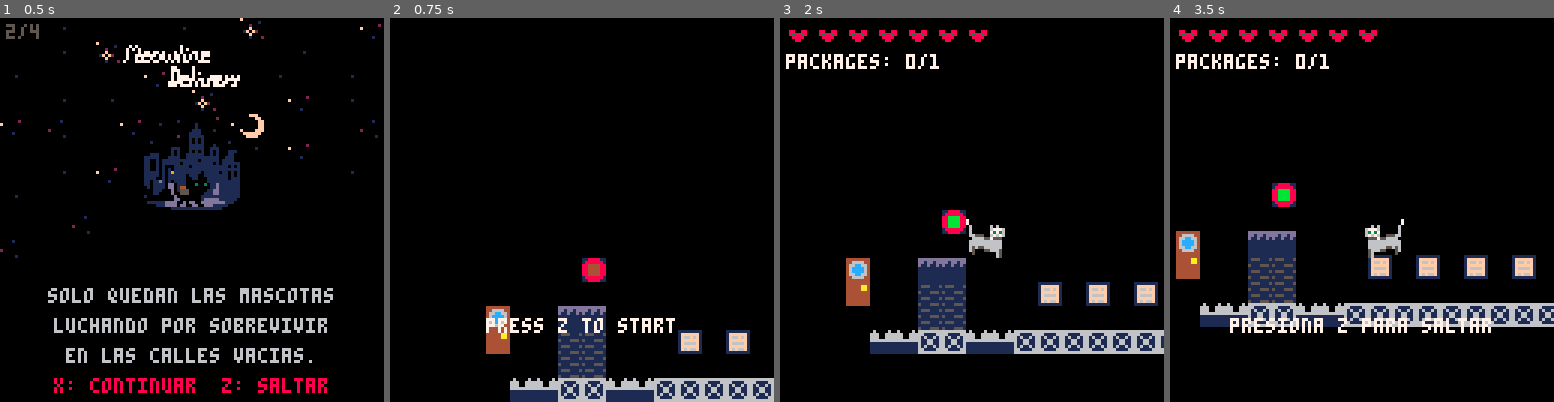
Above: before the commit, frames 1-4 (left to right).
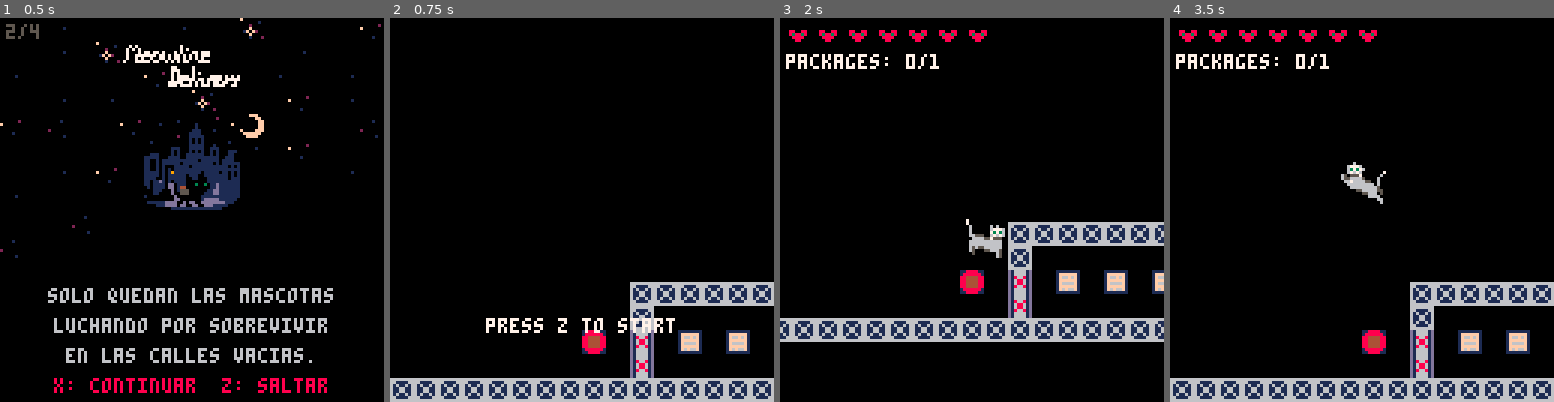
Above: after the commit, the same moments.

Repository: salvadorvanoli/MeowlineDelivery
Game: PICO-8 cartridge meowline.p8
The game is run twice, just before and just after one commit, with the same random seed, the same clock (stepped at 60 frames per second) and the same inputs.
Inputs:
- Up to frame 1 (0.5 s): tap X (X key) at 0.33 s
- Up to frame 2 (0.75 s): tap O (Z key) at 0.7 s
- Up to frame 3 (2 s): tap X (X key) at 1.07, 1.85 s; hold Right from 1.6 s (still down); tap O (Z key) at 1.7 s
- Up to frame 4 (3.5 s): release Right at 2.1 s; tap O (Z key) every 0.4 s from 2.1 to 3.3 s; hold Up 2.15-2.42 s; hold Right 2.47-3.03 s; tap X (X key) at 2.97 s; hold Left from 3.08 s (still down)

Frame 1 is identical in both runs. In frame 2, 9.5% of the frame differs, in the area x 0-100%, y 62-100%; in frame 3, 16%; in frame 4, 22%, in the area x 0-100%, y 37-100%.

Commit message:
Ahora se reinician las puertas y botones al iniciar una nueva partida

Diff:
--- a/meowline.p8
+++ b/meowline.p8
@@ -506,6 +506,7 @@
     spawn_enemies_from_map()
     spawn_checkpoints_from_map()
     spawn_doors_from_map()
+    reset_buttons_and_doors()
     spawn_buttons_from_map()
     spawn_signs_from_map()
     find_animated_blocks()
@@ -684,6 +685,32 @@
     end
 end
 
+function reset_buttons_and_doors()
+    -- Resetear todos los botones activados (sprite 86) a inactivos (sprite 85)
+    for mx = 0, 127 do
+        for my = 0, 30 do
+            if mget(mx, my) == button_active_sprite then
+                mset(mx, my, button_inactive_sprite)
+            end
+        end
+    end
+
+    -- Resetear todas las puertas abiertas (sprites 103 y 104) a cerradas (sprite 102)
+    for mx = 0, 127 do
+        for my = 0, 30 do
+            local sprite_id = mget(mx, my)
+            if sprite_id == 103 or sprite_id == 104 then
+                mset(mx, my, door_closed_sprite)
+            end
+        end
+    end
+
+    -- Resetear el estado de los botones en el array
+    for button in all(buttons) do
+        button.activated = false
+    end
+end
+
 function spawn_signs_from_map()
     signs = {} -- Limpiar array existente
 
@@ -1598,7 +1625,7 @@
         end
 
         -- Si la linea de prueba cabe en el ancho, agregarla
-        if #test_line * 4 <= max_width then -- 4 pixeles por caracter
+        if #test_line * 4 <= max_width then  -- 4 pixeles por caracter en PICO-8
             current_line = test_line
         else
             -- Si no cabe, guardar la linea actual y empezar nueva
@@ -1619,7 +1646,7 @@
 
 function print_multiline(text, x, y, color, max_width)
     local lines = wrap_text(text, max_width)
-    local line_height = 8 -- Altura entre lineas
+    local line_height = 8 -- Altura entre lineas en PICO-8
 
     for i = 1, #lines do
         local line = lines[i]
@@ -1793,9 +1820,9 @@
 0000000000000000000000000000000000000000000000000000000000000000000000000000000000000000000000000000000000000000000000000000000000000000000000000000000000000000000000000000000000000000000000000000000000000000000000000000000000000000000000000000000000000000
 0000000000000000000000000000000000000000000000000000000000000000000000000000000000000000000000000000000000000000000000000000000000000000000000000000000000000000000000000000000000000000000000000000000000000000000000000000000000000000000000000000000000000000
 0000000000000000000000000000000000000000000000000000000000000000000000000000000000000000000000000000000000000000000000000000000000000000000000000000000000000000000000000000000000000000000000000000000000000000000000000000000000000000000000000000000000000000
-0000000000000000550000000000000000000000000000000000000000000000000000000000000000000000000000000000000000000000000000000000000000000000000000000000000000000000000000000000000000000000000000000000000000000000000000000000000000000000000000000000000000000000
 0000000000000000000000000000000000000000000000000000000000000000000000000000000000000000000000000000000000000000000000000000000000000000000000000000000000000000000000000000000000000000000000000000000000000000000000000000000000000000000000000000000000000000
-0000000000000040400000000000000000000000000000000000000000000000000000000000000000000000000000000000000000000000000000000000000000000000000000000000000000000000000000000000000000000000000000000000000000000000000000000000000000000000000000000000000000000000
-0000000064000041410000005700580059005a005b005c000000660000000000000000000000000000000000000000000000000000000000000000000000000000000000000000000000000000000000000000000000000000000000000000000000000000000000000000000000000000000000000000000000000000000000
-0000000000000041410000000000000000000000000000000000660000000000000000000000000000000000000000000000000000000000000000000000000000000000000000000000000000000000000000000000000000000000000000000000000000000000000000000000000000000000000000000000000000000000
-0000000000434342424343424242424242424242424242424242420000000000000000000000000000000000000000000000000000000000000000000000000000000000000000000000000000000000000000000000000000000000000000000000000000000000000000000000000000000000000000000000000000000000
+0000000000000000000042424242424242424242424242424242424242424242000000000000000000000000000000000000000000000000000000000000000000000000000000000000000000000000000000000000000000000000000000000000000000000000000000000000000000000000000000000000000000000000
+0000000000000000000042000000000000000000000000000000420000000042000000000000000000000000000000000000000000000000000000000000000000000000000000000000000000000000000000000000000000000000000000000000000000000000000000000000000000000000000000000000000000000000
+0000000000000000550066005700580059005a005b005c005500660000000042000000000000000000000000000000000000000000000000000000000000000000000000000000000000000000000000000000000000000000000000000000000000000000000000000000000000000000000000000000000000000000000000
+0000000000000000000066000000000000000000000000000000660000640042000000000000000000000000000000000000000000000000000000000000000000000000000000000000000000000000000000000000000000000000000000000000000000000000000000000000000000000000000000000000000000000000
+4242424242424242424242424242424242424242424242424242424242424242000000000000000000000000000000000000000000000000000000000000000000000000000000000000000000000000000000000000000000000000000000000000000000000000000000000000000000000000000000000000000000000000
